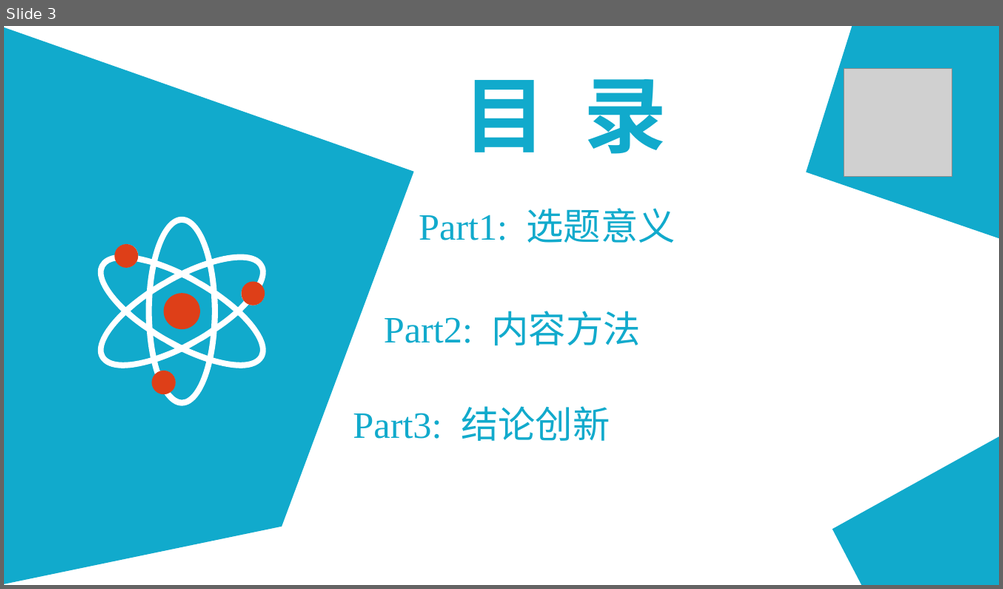
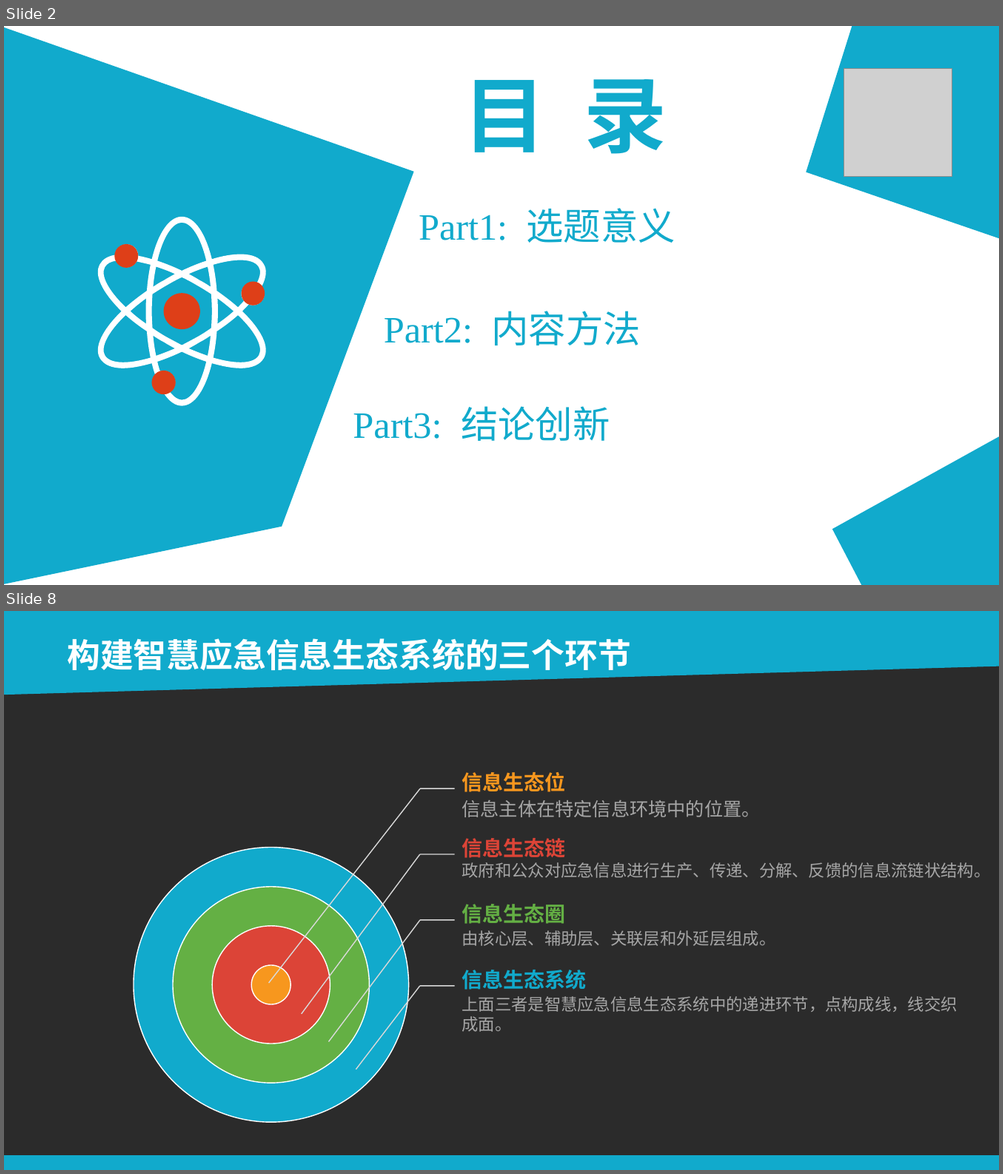
Before and after one commit to RyanWangg/FinalPaper, a slide deck: 毕业论文答辩展示.ppt. Shown one above the other, each under a label of ours: slide 3 before the commit, slides 2 and 8 after it; the slides between them are not shown. The pictures are 1003x589 and 1003x1174 pixels, drawn with LibreOffice and Linux fonts; fonts in the diff are those of the drawing; grey boxes stand for pictures; background and template pictures are left out; a plain dark background stands for a picture behind light text. Boxes give left, top, right and bottom in pixels: in the first picture for what was removed or moved away, otherwise in the second. Text is boxed around its words. In the diff, an @@ line names an element or a change of style, - is before the commit and + after.

```diff
--- a/毕业论文答辩展示.ppt
+++ b/毕业论文答辩展示.ppt
@@ slide 8 added at <box>4,611,999,1170</box>, background picture (left out) @@
@@ freeform shape added at <box>4,611,998,695</box>, fill #11AACC @@
@@ text added at <box>67,638,631,670</box>, 32 pt, text #FFFFFF, bold @@
+构建智慧应急信息生态系统的三个环节
@@ text added at <box>461,772,760,817</box>, 18 pt, text #A6A6A6 @@
+信息生态位
+信息主体在特定信息环境中的位置。
@@ line added from (420, 789) to (269, 983), #D9D9D9 0.99 pt @@
@@ line added from (420, 789) to (455, 789), #D9D9D9 0.99 pt @@
@@ ellipse added at <box>134,847,409,1122</box>, fill #11AACC, outline #FFFFFF 0.99 pt @@
@@ line added from (419, 854) to (301, 1014), #D9D9D9 0.99 pt @@
@@ line added from (420, 854) to (455, 854), #D9D9D9 0.99 pt @@
@@ text added at <box>461,838,990,878</box>, 16 pt, text #A6A6A6 @@
+信息生态链
+政府和公众对应急信息进行生产、传递、分解、反馈的信息流链状结构。
@@ ellipse added at <box>173,887,369,1083</box>, fill #64B044, outline #FFFFFF 0.99 pt @@
@@ line added from (420, 920) to (328, 1042), #D9D9D9 0.99 pt @@
@@ line added from (420, 920) to (455, 920), #D9D9D9 0.99 pt @@
@@ text added at <box>461,904,775,946</box>, 16 pt, text #A6A6A6 @@
+信息生态圈
+由核心层、辅助层、关联层和外延层组成。
@@ ellipse added at <box>212,925,330,1043</box>, fill #DC4437, outline #FFFFFF 0.99 pt @@
@@ ellipse added at <box>251,965,291,1005</box>, fill #F7971E, outline #FFFFFF 0.99 pt @@
@@ line added from (419, 986) to (356, 1070), #D9D9D9 0.99 pt @@
@@ line added from (420, 986) to (455, 986), #D9D9D9 0.99 pt @@
@@ text added at <box>461,970,956,1032</box>, 16 pt, text #A6A6A6 @@
+信息生态系统
+上面三者是智慧应急信息生态系统中的递进环节，点构成线，线交织成面。
@@ rectangle added at <box>4,1155,998,1170</box>, fill #11AACC @@
@@ what was slide 3 is now slide 2 @@
```
Also in this commit, not shown: 4 slides changed, 7 other slides added, 15 slides removed.
